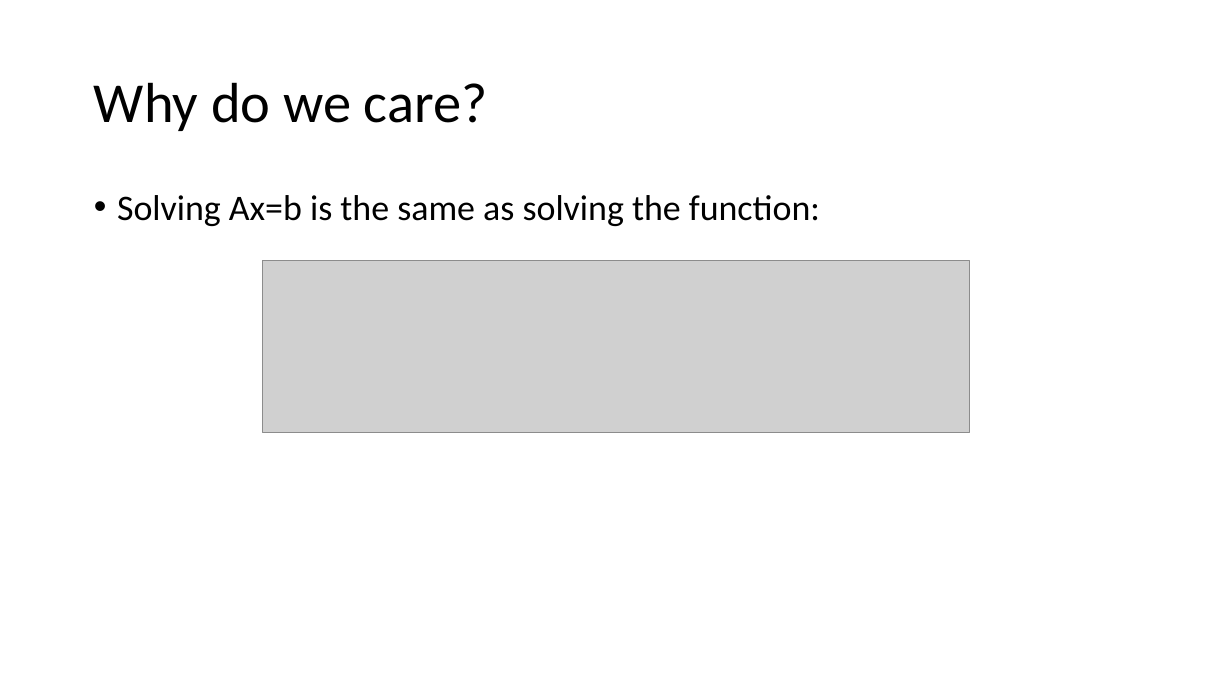
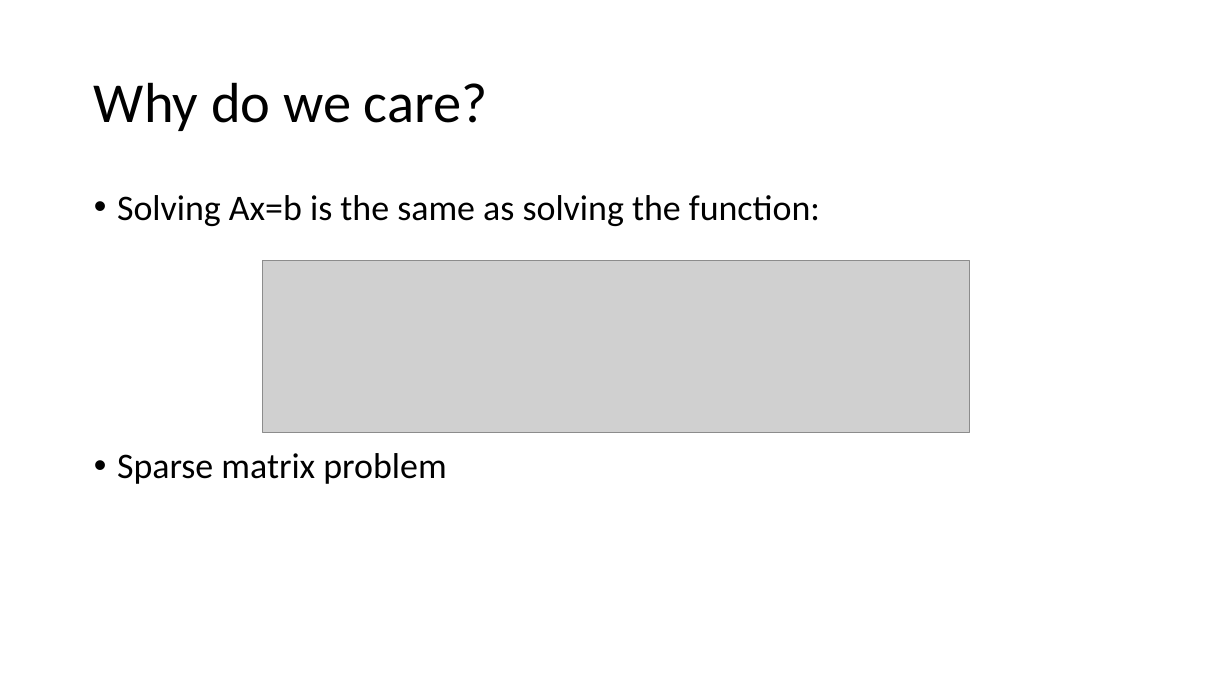
Before and after one commit to grantcurell/science, a slide deck: slide 2 of Linear Algebra/Quadratic Form Minimization.pptx (slide 3 before the commit). Drawn at 1232x693 pixels with LibreOffice and Linux fonts; fonts in the diff are those of the drawing; grey boxes stand for pictures. Boxes give left, top, right and bottom in pixels: in the first picture for what was removed or moved away, otherwise in the second. Text is boxed around its words. In the diff, an @@ line names an element or a change of style, - is before the commit and + after.

```diff
--- a/Linear Algebra/Quadratic Form Minimization.pptx
+++ b/Linear Algebra/Quadratic Form Minimization.pptx
@@ text at (117, 453, 446, 484): paragraph added @@
+• Sparse matrix problem
```
Also in this commit, not shown: 2 other slides changed, 4 slides added, 1 slide removed.
